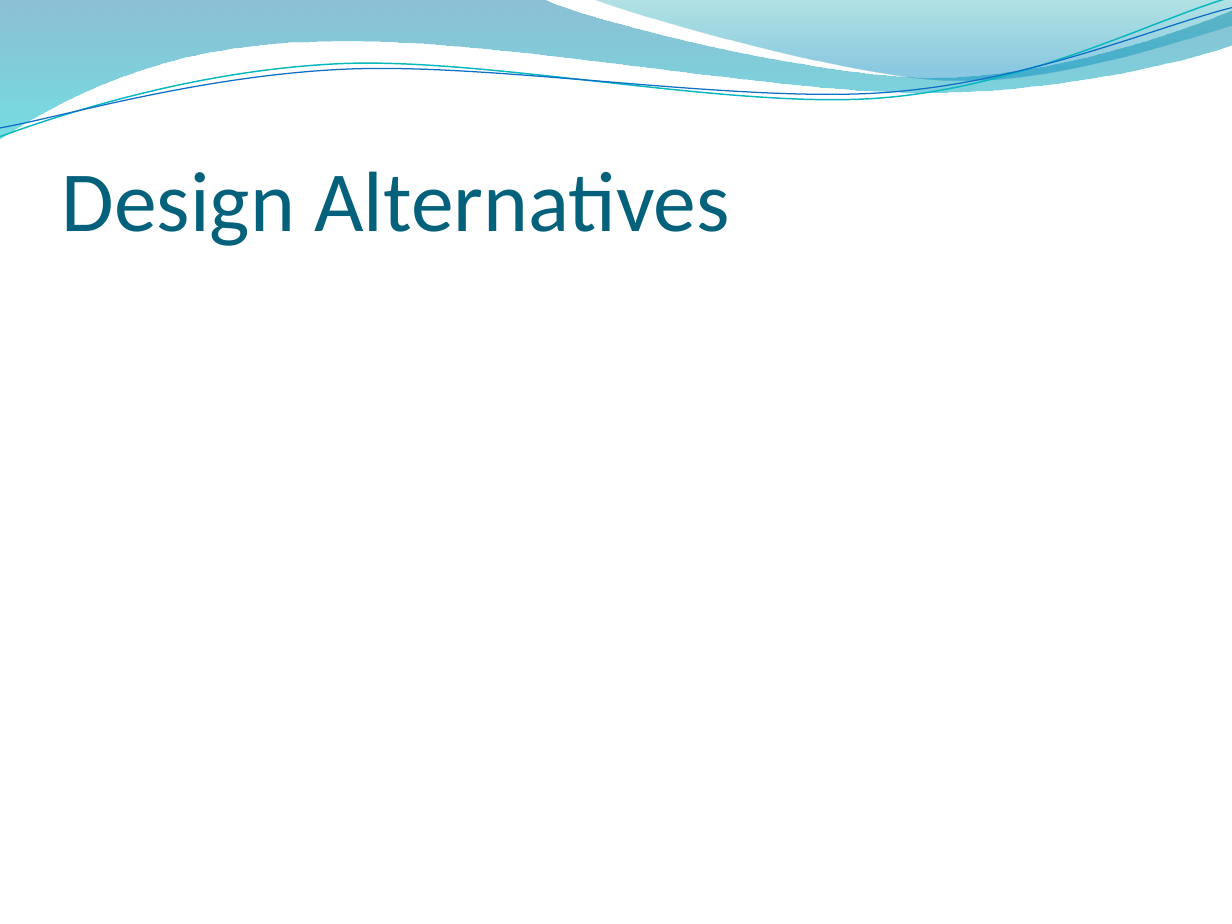
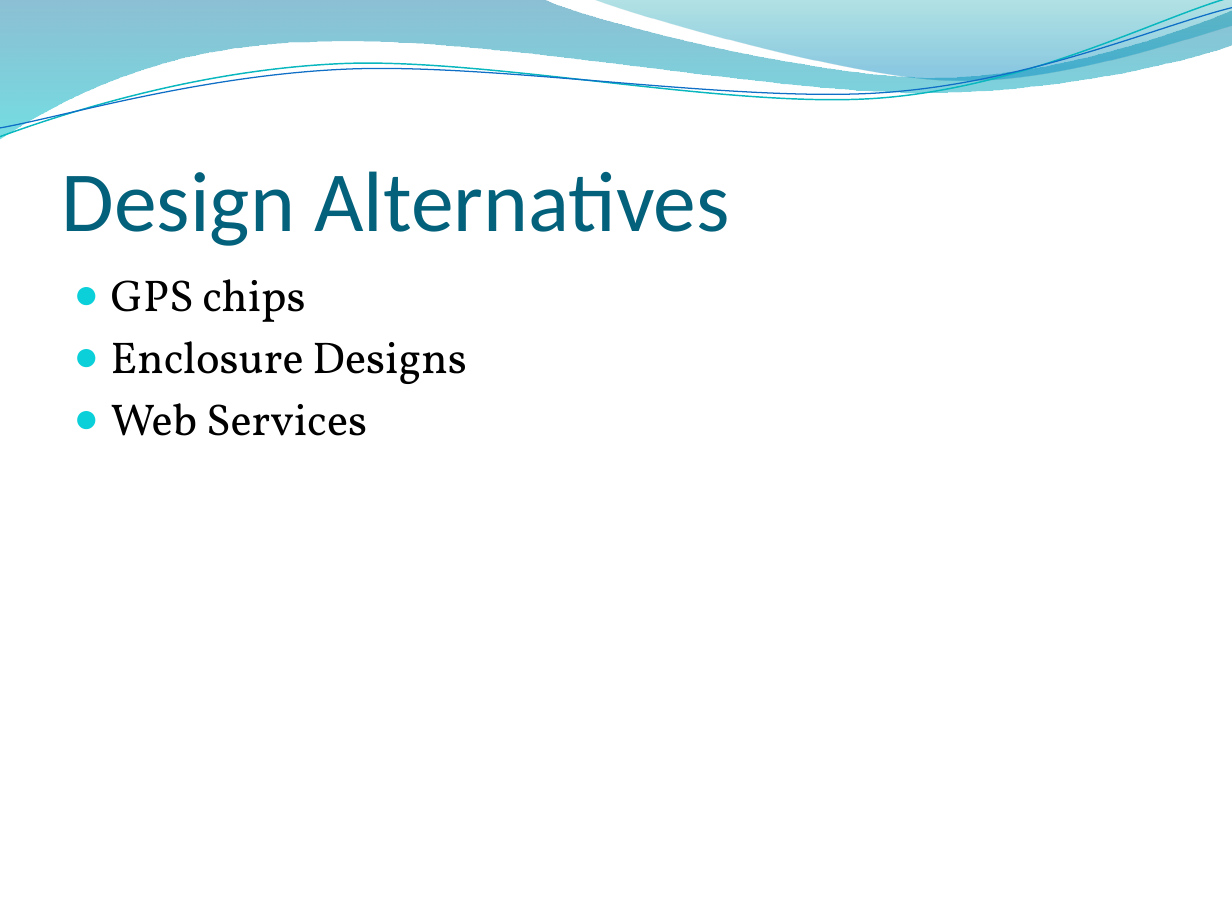
Before and after one commit to tasbal/cpsc483, a slide deck: slide 8 of MISC/Final Presentation.pptx. Drawn at 1232x924 pixels with LibreOffice and Linux fonts; fonts in the diff are those of the drawing; background and template pictures are left out. Boxes give left, top, right and bottom in pixels: in the first picture for what was removed or moved away, otherwise in the second. Text is boxed around its words. In the diff, an @@ line names an element or a change of style, - is before the commit and + after.

```diff
--- a/MISC/Final Presentation.pptx
+++ b/MISC/Final Presentation.pptx
@@ text added at bbox=[111, 279, 466, 436], 26 pt, text #000000 @@
+● GPS chips
+● Enclosure Designs
+● Web Services
```
Also in this commit, not shown: 1 other slide changed.
